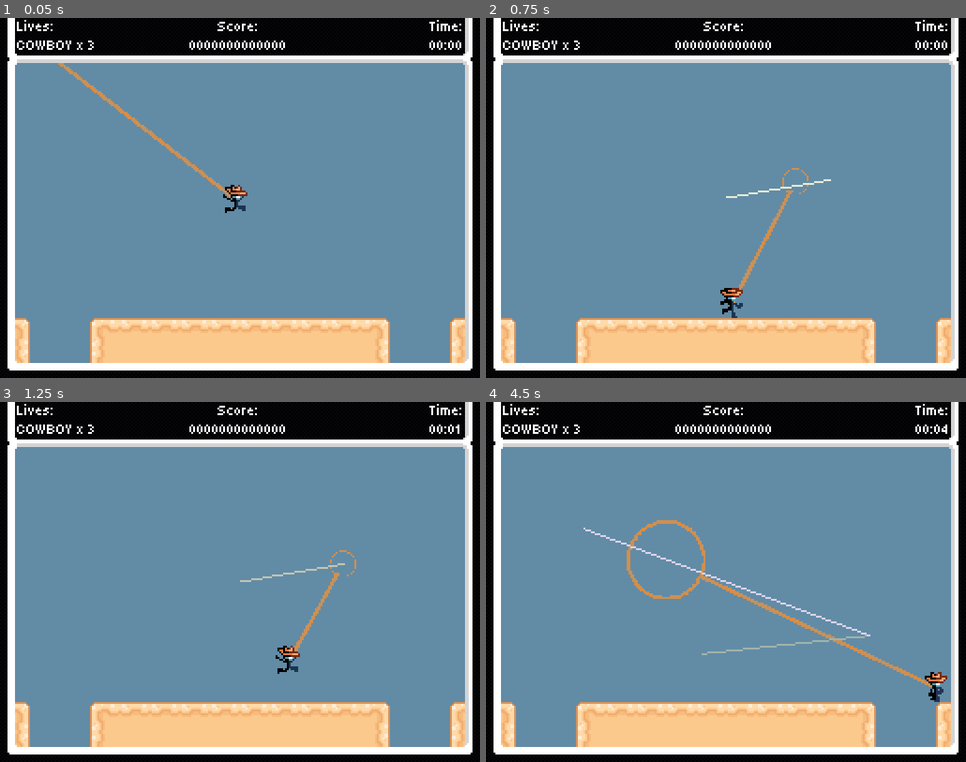
Above: before the commit, frames 1-4 (two rows, left to right).
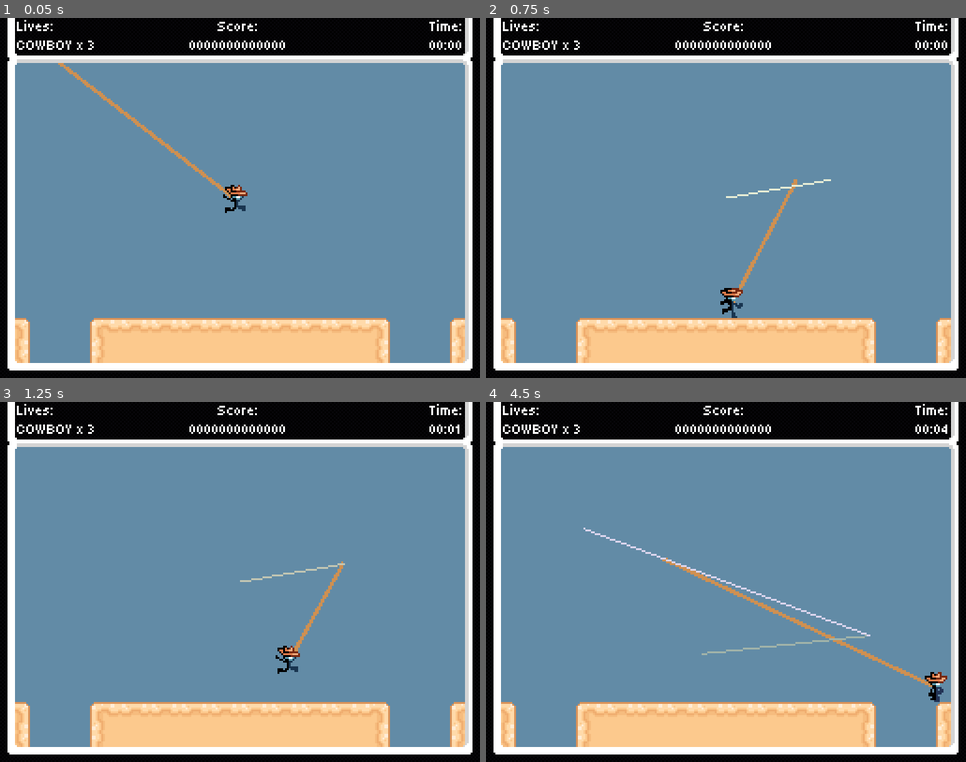
Above: after the commit, the same moments.

Repository: Jcodefox/GMTK-2025
Game: Godot game, scene res://scenes/topscenes/gameplay_topscene.tscn
Two runs of this game, one before a commit and one after it. Both use one fixed random seed, a clock stepped at 60 frames per second and the inputs below.
Inputs (mouse positions are in pixels of both pictures, inside the frame that each line leads up to):
- Up to frame 1 (0.05 s): no input
- Up to frame 2 (0.75 s): move the mouse to (831, 180) at 0.52 s; hold D (move_right) from 0.53 s (still down)
- Up to frame 3 (1.25 s): keep holding D (move_right); tap Space (move_jump) at 0.77 s
- Up to frame 4 (4.5 s): move the mouse to (630, 600) at 1.27 s; tap Space (move_jump) at 1.52, 3.02, 3.77 s; move the mouse to (774, 502) at 2.02 s; release D (move_right) at 2.03 s; hold A (move_left) 2.03-2.78 s; move the mouse to (702, 654) at 2.77 s; hold D (move_right) 2.78-4.28 s; move the mouse to (870, 636) at 3.52 s; move the mouse to (582, 528) at 4.27 s; hold A (move_left) from 4.28 s (still down)

Frame 1 is identical in both runs. In frame 2, less than 0.1% of the frame differs, in the area x 61-68%, y 41-49%; in frame 3, less than 0.1%; in frame 4, 0.5%, in the area x 29-46%, y 32-55%.

Commit message:
This is lasso fun

Diff:
--- a/scripts/prefabs/lasso_v2.gd
+++ b/scripts/prefabs/lasso_v2.gd
@@ -15,6 +15,9 @@
 var lasso_loop_size: float = 1
 var lasso_target_pos: Vector2 = Vector2.ZERO
 var lasso_current_pos: Vector2 = Vector2.ZERO
+var last_mouse_pos: Vector2 = Vector2.ZERO
+
+var all_mouse_angles: Array[float] = []
 
 func _ready():
 	lines_mesh_instance.mesh = lines_immediate_mesh
@@ -26,10 +29,20 @@
 	lasso_target_pos = get_average_line_point()
 	lasso_current_pos += (get_global_mouse_position() - lasso_current_pos) / 12.0
 	#lasso_current_pos.move_toward(lasso_target_pos, delta * 100)
+	var previous_angle: float = lasso_current_pos.angle_to_point(last_mouse_pos)
+	var current_angle: float = lasso_current_pos.angle_to_point(get_global_mouse_position())
+
+	var angle_difference: float = current_angle - previous_angle
+	if angle_difference > PI:
+		angle_difference = TAU - angle_difference
+	if angle_difference < -PI:
+		angle_difference = -TAU - angle_difference
+	all_mouse_angles.append(angle_difference)
+
+	lasso_loop_size = abs(all_mouse_angles.reduce(func(acc, val): return acc + val, 0))
 
 	$Sprite2D.position = lasso_current_pos - global_position
 	$Sprite2D.scale = Vector2(lasso_loop_size, lasso_loop_size) / 64
-	lasso_loop_size = sum_line_distance() / 8
 	lasso_loop_size = max(lasso_loop_size, 0)
 
 	cumulative_delta += delta
@@ -51,6 +64,7 @@
 		else:
 			break
 	draw_lines()
+	last_mouse_pos = get_global_mouse_position()
 
 func get_average_line_point() -> Vector2:
 	if line_vertex_positions.size() == 0:
Not shown: 1 places in scenes/topscenes/gameplay_topscene.tscn that only renumber resources
